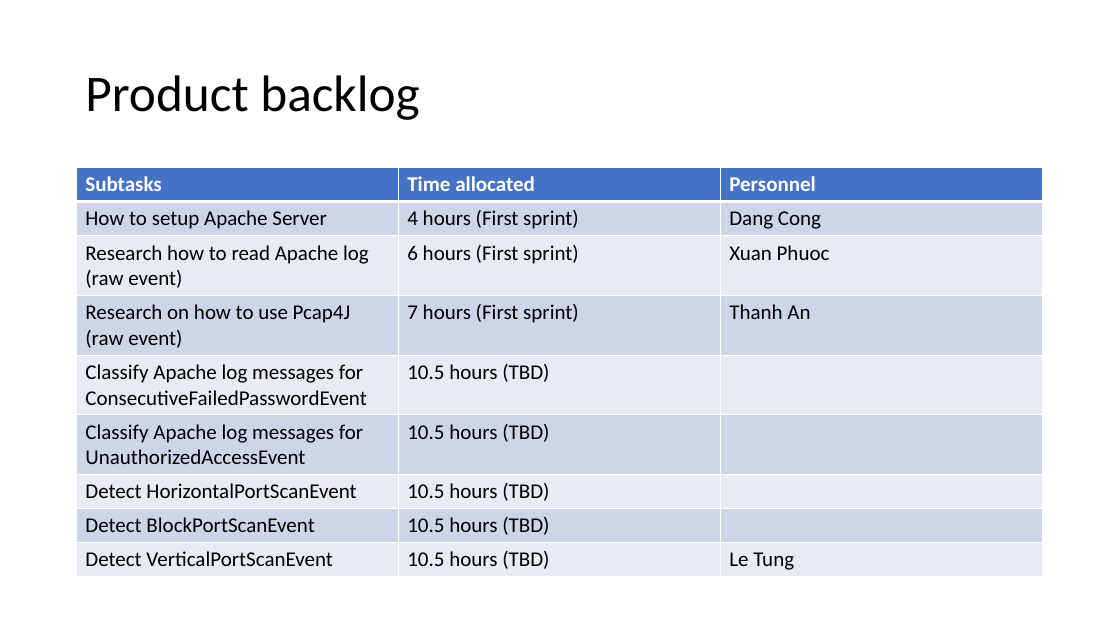
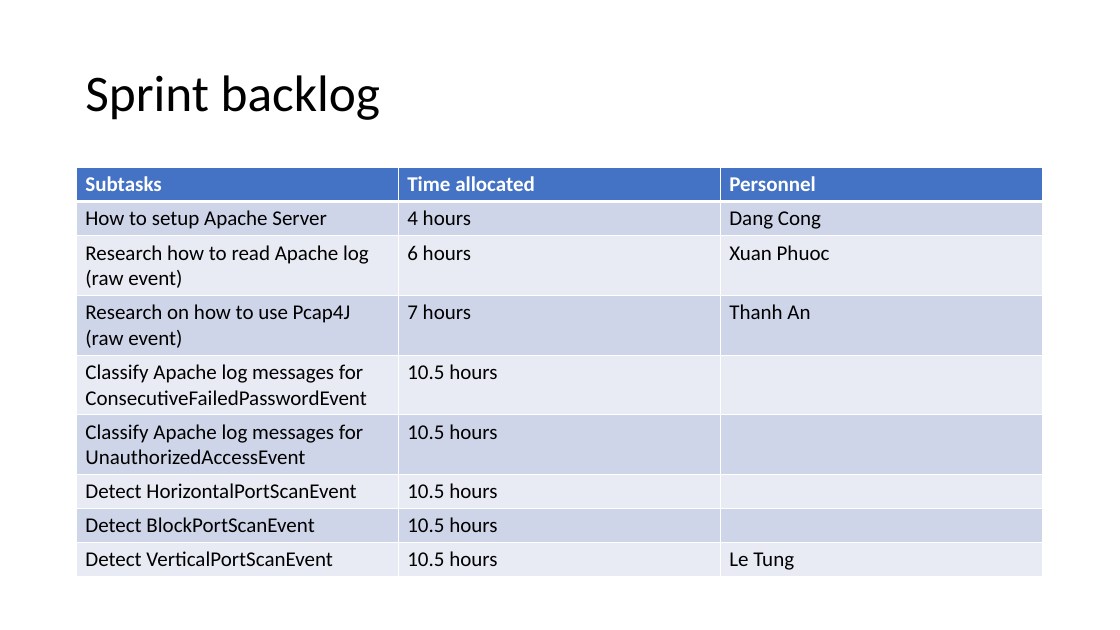
Before and after one commit to letung3105/csproject-2020-siem, a slide deck: slide 4 of SecondWeek-Presentation.pptx (slide 2 before the commit). Drawn at 1120x630 pixels with LibreOffice and Linux fonts; fonts in the diff are those of the drawing. Boxes give left, top, right and bottom in pixels: in the first picture for what was removed or moved away, otherwise in the second. Text is boxed around its words. In the diff, an @@ line names an element or a change of style, - is before the commit and + after.

```diff
--- a/SecondWeek-Presentation.pptx
+++ b/SecondWeek-Presentation.pptx
@@ text at (85, 75, 380, 120): text changed @@
-Product backlog
+Sprint backlog
@@ table at (77, 168, 1043, 574) @@
-row 2, column 2: 4 hours (First sprint)
+row 2, column 2: 4 hours
-row 3, column 2: 6 hours (First sprint)
+row 3, column 2: 6 hours
-row 4, column 2: 7 hours (First sprint)
+row 4, column 2: 7 hours
-row 5, column 2: 10.5 hours (TBD)
+row 5, column 2: 10.5 hours
-row 6, column 2: 10.5 hours (TBD)
+row 6, column 2: 10.5 hours
-row 7, column 2: 10.5 hours (TBD)
+row 7, column 2: 10.5 hours
-row 8, column 2: 10.5 hours (TBD)
+row 8, column 2: 10.5 hours
-row 9, column 2: 10.5 hours (TBD)
+row 9, column 2: 10.5 hours
@@ fill #CFD5EA to #CFD5E9 in 12 cells @@
@@ fill #E9EBF5 to #E8EBF4 in 12 cells @@
@@ borders changed @@
```
Also in this commit, not shown: 3 other slides changed.
